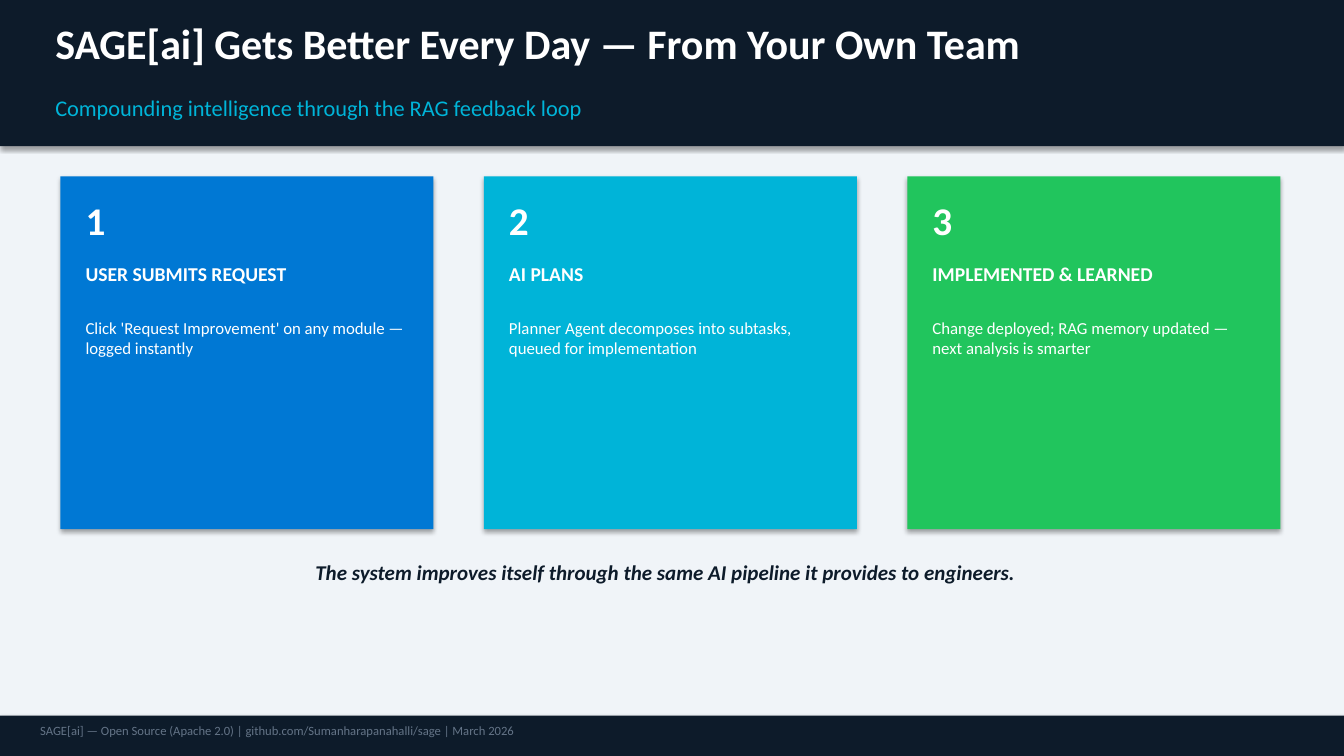
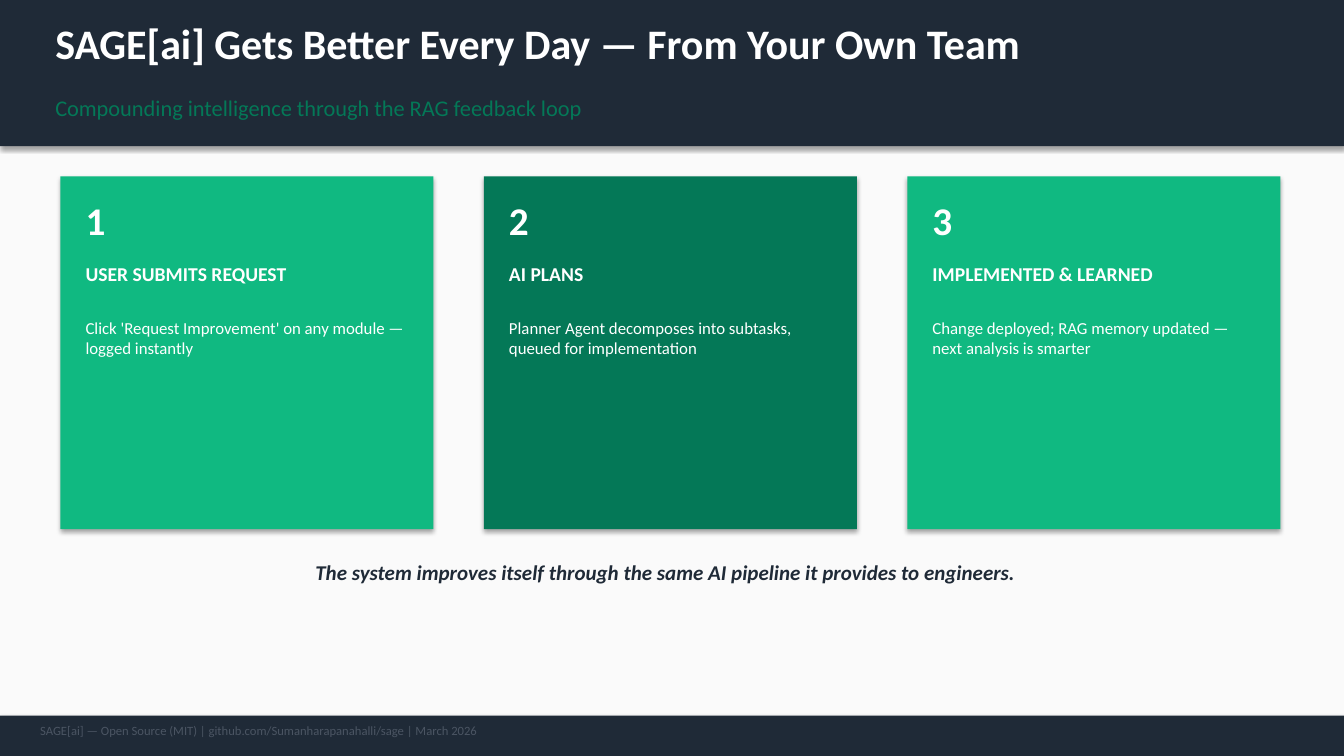
Before and after one commit to Sumanharapanahalli/SAGE, a slide deck: slide 10 of docs/SageAI_Business_Case.pptx. Drawn at 1344x756 pixels with LibreOffice and Linux fonts; fonts in the diff are those of the drawing. Boxes give left, top, right and bottom in pixels: in the first picture for what was removed or moved away, otherwise in the second. Text is boxed around its words. In the diff, an @@ line names an element or a change of style, - is before the commit and + after.

```diff
--- a/docs/SageAI_Business_Case.pptx
+++ b/docs/SageAI_Business_Case.pptx
@@ background #F0F4F8 to #FAFAFA @@
@@ rectangle at <box>0,0,1344,146</box>: fill #0D1B2A to #1F2A37 @@
@@ text "Compounding intelligence through the RAG ..." at <box>55,100,581,120</box>: text colour #00B4D8 to #047857 @@
@@ rectangle at <box>60,176,434,529</box>: fill #0078D4 to #10B981 @@
@@ rectangle at <box>484,176,857,529</box>: fill #00B4D8 to #047857 @@
@@ rectangle at <box>907,176,1280,529</box>: fill #21C55D to #10B981 @@
@@ text "The system improves itself through ..." at <box>315,565,1015,584</box>: text colour #0D1B2A to #1F2A37 @@
@@ rectangle at <box>0,716,1344,756</box>: fill #0D1B2A to #1F2A37 @@
@@ text at <box>40,726,477,735</box>: text changed; text colour #647487 to #4B5563 @@
-SAGE[ai] — Open Source (Apache 2.0) | github.com/Sumanharapanahalli/sage | March 2026
+SAGE[ai] — Open Source (MIT) | github.com/Sumanharapanahalli/sage | March 2026
```
Also in this commit, not shown: 12 other slides changed, 1 slide removed, 8 other files.
